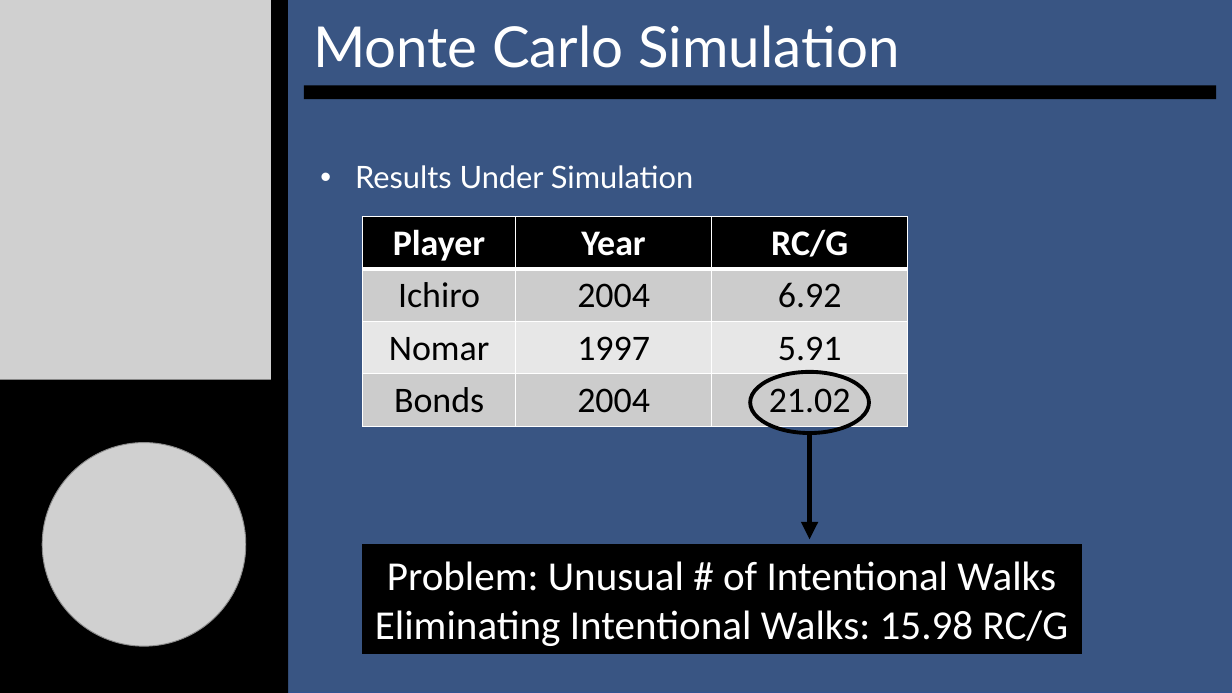
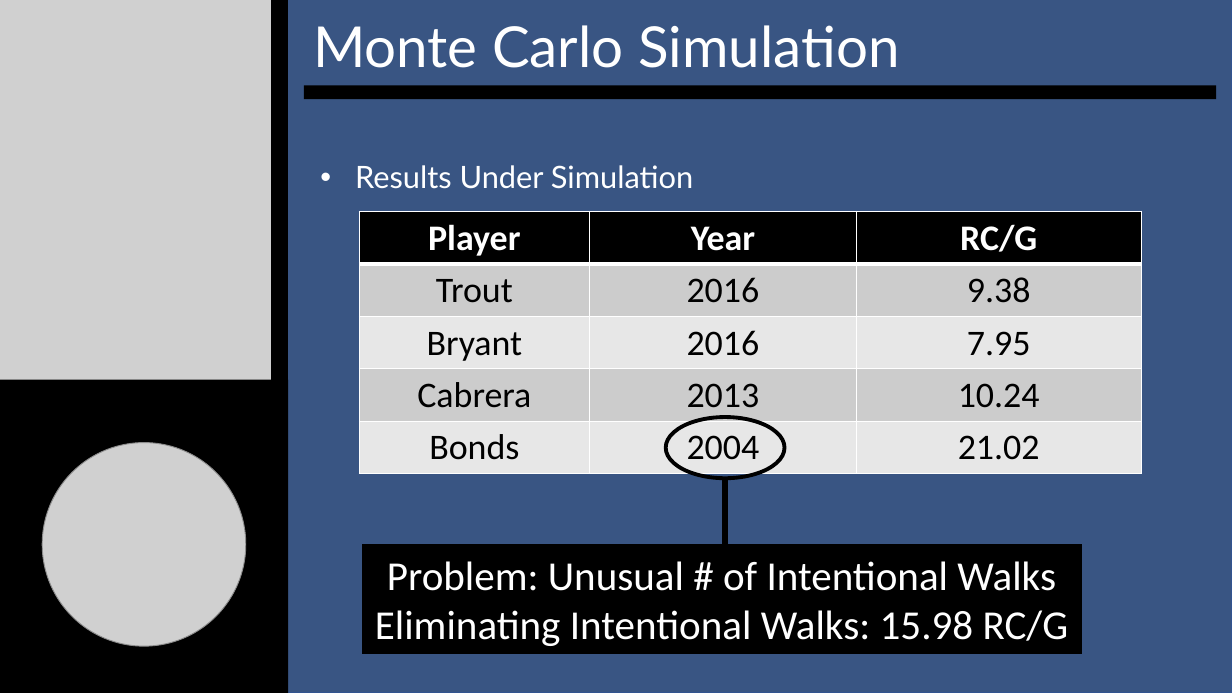
Before and after one commit to SuperMarioGiacomazzo/STOR538_WEBSITE, a slide deck: slide 9 of Slides/Baseball 4/Baseball_4_Lecture.pptx. Drawn at 1232x693 pixels with LibreOffice and Linux fonts; fonts in the diff are those of the drawing; grey boxes stand for pictures. Boxes give left, top, right and bottom in pixels: in the first picture for what was removed or moved away, otherwise in the second. Text is boxed around its words. In the diff, an @@ line names an element or a change of style, - is before the commit and + after.

```diff
--- a/Slides/Baseball 4/Baseball_4_Lecture.pptx
+++ b/Slides/Baseball 4/Baseball_4_Lecture.pptx
@@ table at box(360, 212, 1141, 473) @@
-row 2: Ichiro | 2004 | 6.92
-row 3: Nomar | 1997 | 5.91
+row 2: Trout | 2016 | 9.38
+row 3: Bryant | 2016 | 7.95
+row 4: Cabrera | 2013 | 10.24
@@ table: place and size @@
-table at box(362, 216, 908, 426)
+table at box(360, 212, 1141, 473)
@@ ellipse: place and size @@
-ellipse at box(750, 372, 870, 433)
+ellipse at box(666, 417, 786, 478)
@@ arrow moved from (810, 433) - (810, 540) to (726, 479) - (726, 585) @@
```
Also in this commit, not shown: 7 other slides changed, 1 slide added, 1 slide removed, 3 other files.
